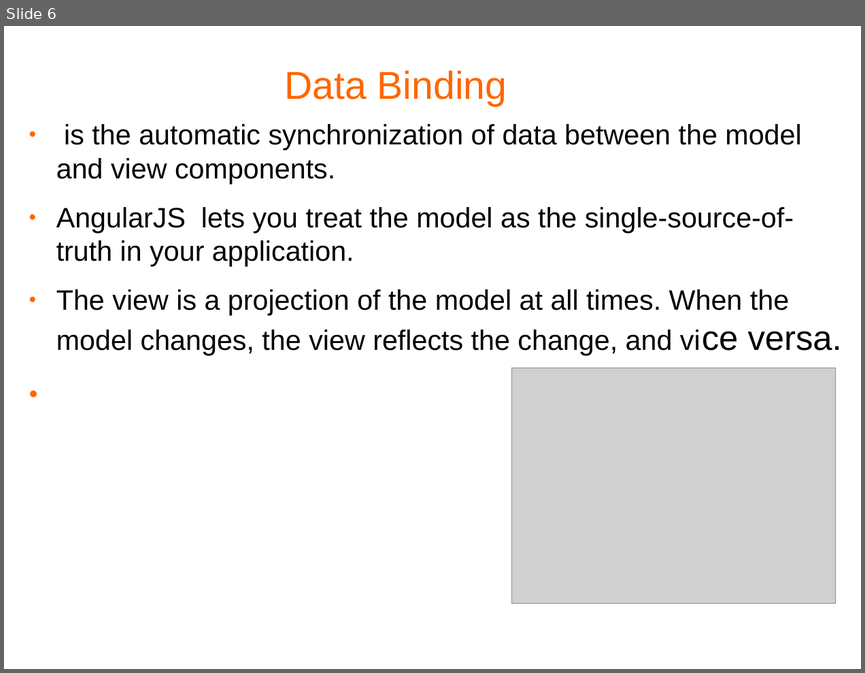
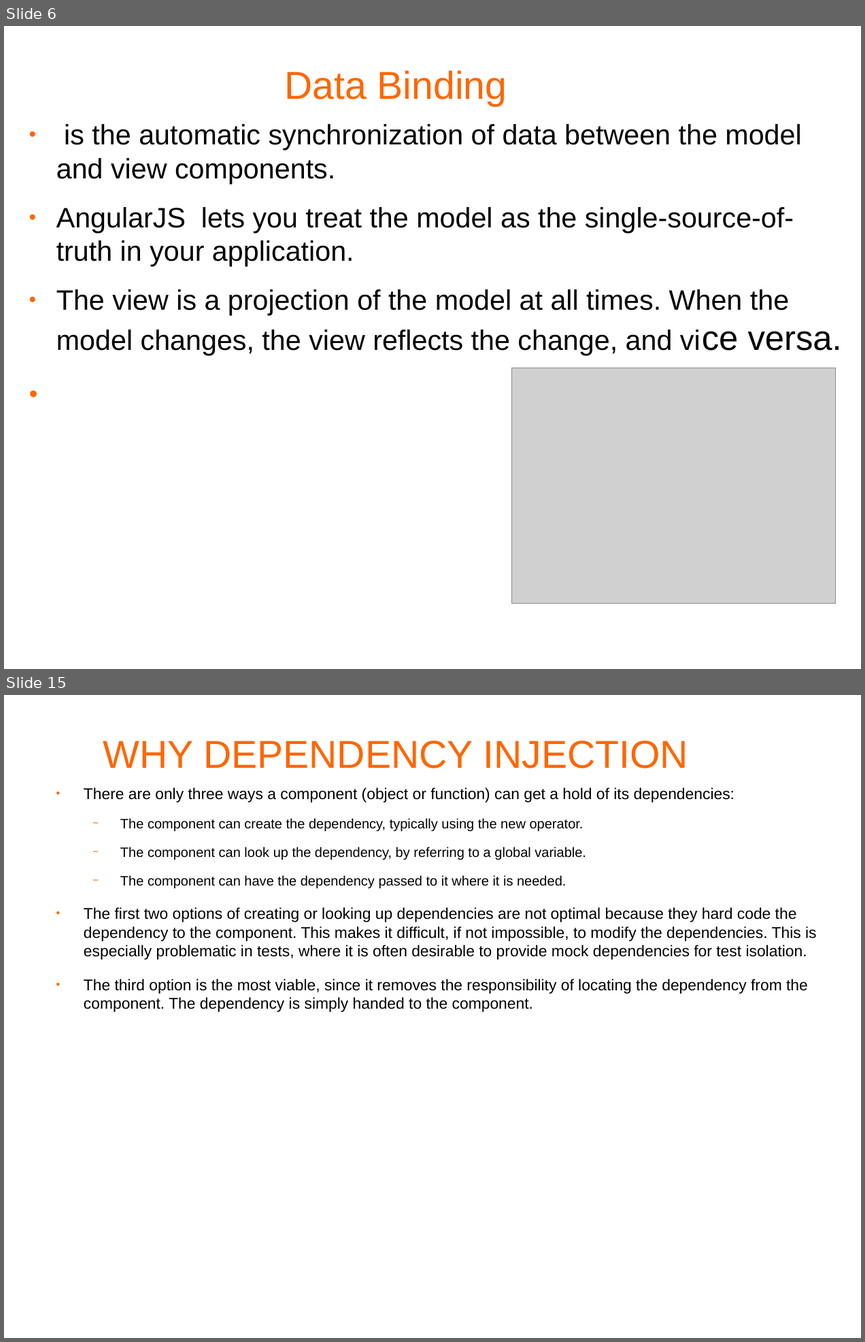
Before and after one commit to mphobwcodes/AngularJSExamples, a slide deck: RealAngularSite/AngularJS.pptx. Shown one above the other, each under a label of ours: slide 6 before the commit, slides 6 and 15 after it; the slides between them are not shown. The pictures are 865x673 and 865x1342 pixels, drawn with LibreOffice and Linux fonts; fonts in the diff are those of the drawing; grey boxes stand for pictures; background and template pictures are left out. Boxes give left, top, right and bottom in pixels: in the first picture for what was removed or moved away, otherwise in the second. Text is boxed around its words. In the diff, an @@ line names an element or a change of style, - is before the commit and + after.

```diff
--- a/RealAngularSite/AngularJS.pptx
+++ b/RealAngularSite/AngularJS.pptx
@@ slide 15 added at bbox=[4, 695, 861, 1338], background #FFFFFF @@
@@ text added at bbox=[103, 741, 688, 768], 36 pt, text #FF6600 @@
+WHY DEPENDENCY INJECTION
@@ text added at bbox=[84, 787, 816, 1012], 14.4 pt, text #000000 @@
+● There are only three ways a component (object or function) can get a hold of its dependencies:
+  − The component can create the dependency, typically using the new operator.
+  − The component can look up the dependency, by referring to a global variable.
+  − The component can have the dependency passed to it where it is needed.
+● The first two options of creating or looking up dependencies are not optimal because they hard code the dependency to the component. This makes it difficult, if not impossible, to modify the dependencies. This is especially problematic in tests, where it is often desirable to provide mock dependencies for test isolation.
+● The third option is the most viable, since it removes the responsibility of locating the dependency from the component. The dependency is simply handed to the component.
```
Also in this commit, not shown: 2 slides changed, 9 other slides added, 2 slides removed, 4 other files.
